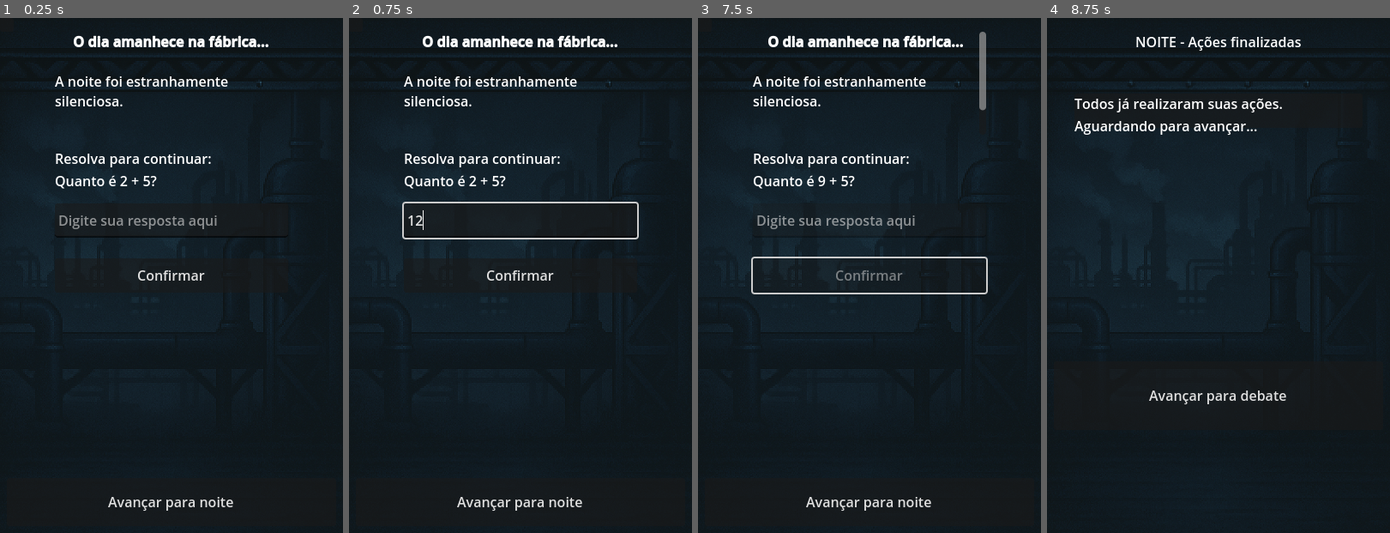
Above: before the commit, frames 1-4 (left to right).
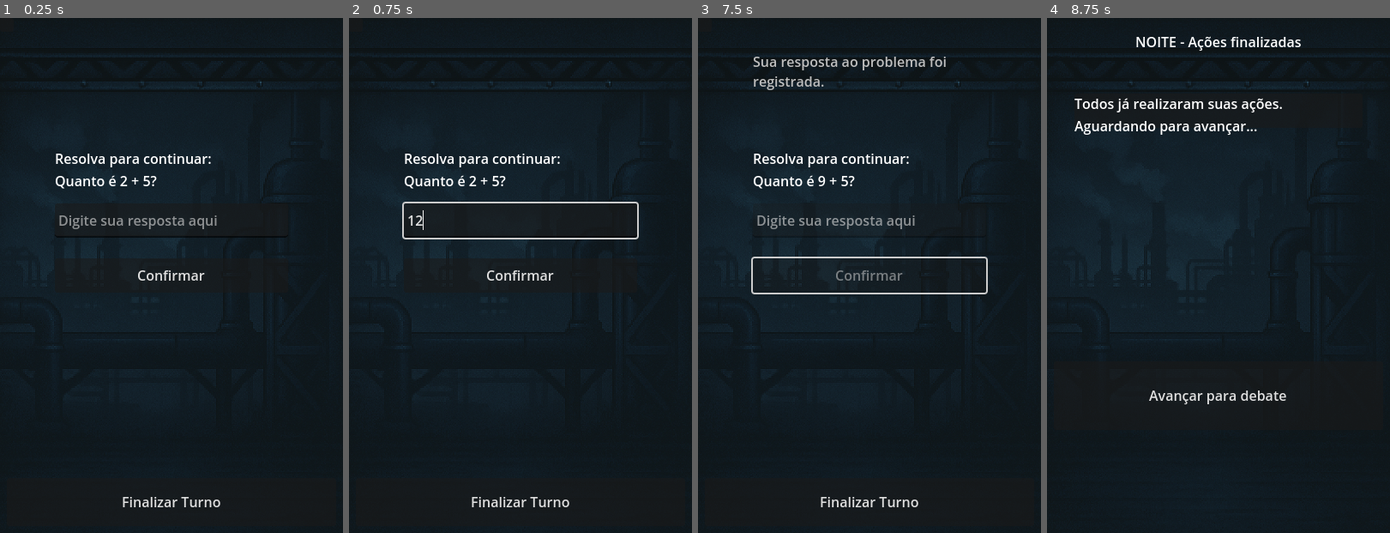
Above: after the commit, the same moments.

Repository: HugoViniciusSF/Scab
Game: Godot game, scene res://scenes/Dia.tscn
Same seed, same stepped clock (60 frames per second), same inputs: the game is played once before the commit and once after it. This scene is started directly instead of the project's main scene.
Inputs (mouse positions are in pixels of both pictures, inside the frame that each line leads up to):
- Up to frame 1 (0.25 s): no input
- Up to frame 2 (0.75 s): click (520, 218) at 0.52 s; type "12" at 0.6 s
- Up to frame 3 (7.5 s): click "Avançar para noite" (after the commit: "Finalizar Turno") at 1.25 s; click "Avançar para debate" at 2 s; click "▶️" at 2.75 s; click "II" at 3.5 s; click "+" at 4.25 s; click "Finalizar" at 5 s; click "Revelar votação" at 5.75 s; click "Seguir" at 6.5 s; click "Confirmar" at 7.25 s
- Up to frame 4 (8.75 s): click "Avançar para noite" (after the commit: "Finalizar Turno") at 8 s

The runs differ from the first frame. In frame 1, 1.8% of the frame differs, in the area x 16-79%, y 3-96%; in frame 2, 1.8%; in frame 3, 2.7%, in the area x 16-84%, y 2-96%; in frame 4, nothing differs.
Error after the commit: Invalid access to property or key '-1' on a base object of type 'Dictionary'. (res://scripts/Dia.gd:47)

Commit message:
REFACT: Dia.cd [Adicionando alguns ajustes e melhorado sequencia de jogadas]

Diff:
--- a/scenes/Dia.tscn
+++ b/scenes/Dia.tscn
@@ -38,6 +38,7 @@
 text = "Resolva para continuar:"
 
 [node name="BotaoConfirmarResposta" type="Button" parent="PainelMatematica"]
+layout_mode = 0
 offset_left = 64.0
 offset_top = 280.0
 offset_right = 336.0
@@ -78,7 +79,10 @@
 text = "Negociar"
 
 [node name="VotacaoContainer" type="VBoxContainer" parent="."]
+visible = false
 offset_left = 64.0
 offset_top = 352.0
 offset_right = 336.0
 offset_bottom = 424.0
+
+[connection signal="pressed" from="BotaoAvancarParaNoite" to="." method="_on_botao_avancar_para_noite_pressed"]
--- a/scripts/Dia.gd
+++ b/scripts/Dia.gd
@@ -1,34 +1,51 @@
-# Dia.gd (Correção do botão de voto)
 extends Node2D
 
-# --- Referências para os Nós da Cena ---
-@onready var geral_label = $GeralLabel
-@onready var votacao_container = $VotacaoContainer
-@onready var painel_acoes = $PainelAcoes
-@onready var botao_reviver = $PainelAcoes/BotaoReviver
-@onready var botao_beber = $PainelAcoes/BotaoBeber
-@onready var botao_negociar = $PainelAcoes/BotaoNegociar
-@onready var botao_avancar = $BotaoAvancarParaNoite
+# --- Referências dos Nós da Cena ---
+@onready var geral_label: RichTextLabel = $GeralLabel
+@onready var votacao_container: VBoxContainer = $VotacaoContainer
+@onready var painel_acoes: HBoxContainer = $PainelAcoes
+@onready var botao_reviver: Button = $PainelAcoes/BotaoReviver
+@onready var botao_beber: Button = $PainelAcoes/BotaoBeber
+@onready var botao_negociar: Button = $PainelAcoes/BotaoNegociar
+@onready var botao_avancar: Button = $BotaoAvancarParaNoite
 @onready var painel_matematica = $PainelMatematica
 @onready var label_pergunta_matematica = $PainelMatematica/LabelPergunta
 @onready var input_resposta_matematica = $PainelMatematica/InputResposta
 @onready var botao_confirmar_matematica = $PainelMatematica/BotaoConfirmarResposta
 
 # --- Variáveis de Controle ---
-var votos = {}
 var resposta_correta_matematica = 0
 
+# --- INICIALIZAÇÃO ---
 func _ready():
-	_mostrar_resumo_da_noite()
+	GameManager.iniciar_logica_do_dia()
+	configurar_interface_para_jogador_atual()
+
+# --- LÓGICA PRINCIPAL DE CONFIGURAÇÃO DA INTERFACE ---
+func configurar_interface_para_jogador_atual():
+	# Conecta os sinais dos botões (com segurança para evitar reconexões)
+	if not botao_avancar.is_connected("pressed", _on_finalizar_turno_pressed):
+		botao_avancar.pressed.connect(_on_finalizar_turno_pressed)
+	if not botao_reviver.is_connected("pressed", _on_botao_reviver_pressed):
+		botao_reviver.pressed.connect(_on_botao_reviver_pressed)
+	if not botao_beber.is_connected("pressed", _on_botao_beber_pressed):
+		botao_beber.pressed.connect(_on_botao_beber_pressed)
+	if not botao_negociar.is_connected("pressed", _on_botao_negociar_pressed):
+		botao_negociar.pressed.connect(_on_botao_negociar_pressed)
+	if not botao_confirmar_matematica.is_connected("pressed", _on_botao_confirmar_resposta_pressed):
+		botao_confirmar_matematica.pressed.connect(_on_botao_confirmar_resposta_pressed)
+
+	botao_avancar.text = "Finalizar Turno"
+	_mostrar_resumo_e_titulo()
 	_preparar_paineis_de_acao()
 	_popular_lista_de_votacao()
-	botao_avancar.pressed.connect(self._on_avancar_para_noite_pressed)
-	botao_confirmar_matematica.pressed.connect(self._on_botao_confirmar_resposta_pressed)
 
+# --- FUNÇÕES DE MONTAGEM DA UI ---
 
-func _mostrar_resumo_da_noite():
+func _mostrar_resumo_e_titulo():
 	geral_label.clear()
-	geral_label.append_text("[center][b]O dia amanhece na fábrica...[/b][/center]\n\n")
+	var jogador_info = GameManager.jogadores[GameManager.jogador_atual_id]
+	geral_label.append_text("[center][b]DIA - Turno de: %s (%s)[/b][/center]\n\n" % [jogador_info.nome, jogador_info.papel])
 	if GameManager.eventos_da_noite.is_empty():
 		geral_label.append_text("A noite foi estranhamente silenciosa.\n")
 	else:
@@ -39,12 +56,10 @@
 		var resultado_privado = GameManager.resultados_investigacao[id_atual]
 		geral_label.append_text("\n[color=yellow]Mensagem para você (Fiscalizador):[/color] " + resultado_privado)
 
+func _preparar_paineis_de_acao():
+	botao_reviver.hide(); botao_beber.hide(); botao_negociar.hide()
+	painel_matematica.hide()
 
-func _preparar_paineis_de_acao():
-	botao_reviver.hide()
-	botao_beber.hide()
-	botao_negociar.hide()
-	painel_matematica.hide()
 	var papel_jogador = GameManager.get_papel(GameManager.jogador_atual_id)
 	var tem_acao_especial = true
 	match papel_jogador:
@@ -52,10 +67,51 @@
 		"Cachaceiro": botao_beber.show()
 		"Traficante": botao_negociar.show()
 		_: tem_acao_especial = false
+
 	if not tem_acao_especial:
 		_gerar_problema_matematico()
 		painel_matematica.show()
 
+func _popular_lista_de_votacao():
+	for child in votacao_container.get_children():
+		child.queue_free()
+	var jogadores_vivos = GameManager.get_jogadores_vivos(GameManager.jogador_atual_id)
+	for jogador in jogadores_vivos:
+		var player_card = HBoxContainer.new()
+		var nome_label = Label.new()
+		nome_label.text = jogador.nome
+		nome_label.size_flags_horizontal = Control.SIZE_EXPAND_FILL
+		var votar_button = Button.new()
+		votar_button.name = "VoteButton"
+		votar_button.text = "Votar"
+		votar_button.pressed.connect(_on_voto_registrado.bind(jogador.id))
+		player_card.add_child(nome_label)
+		player_card.add_child(votar_button)
+		votacao_container.add_child(player_card)
+
+
+# --- FUNÇÕES DE CALLBACK (AÇÕES DO JOGADOR) ---
+
+func _on_voto_registrado(id_alvo: int):
+	var id_votante = GameManager.jogador_atual_id
+	var papel_votante = GameManager.get_papel(id_votante)
+	var peso_voto = 1
+	if papel_votante == "Líder Sindical":
+		peso_voto = 2
+	GameManager.registrar_voto(id_votante, id_alvo, peso_voto)
+	var nome_alvo = GameManager.jogadores[id_alvo].nome
+	geral_label.append_text("\n[color=cyan]Você votou em %s.[/color]" % nome_alvo)
+	for card in votacao_container.get_children():
+		var botao = card.get_node_or_null("VoteButton")
+		if botao:
+			botao.disabled = true
+
+func _on_finalizar_turno_pressed():
+	botao_avancar.disabled = true
+	GameManager.avancar_para_proximo_jogador_dia()
+
+
+# --- CALLBACKS DAS AÇÕES ESPECIAIS ---
 
 func _gerar_problema_matematico():
 	var n1 = randi() % 10 + 1
@@ -66,56 +122,11 @@
 	input_resposta_matematica.editable = true
 	botao_confirmar_matematica.disabled = false
 
-
-# --- FUNÇÃO MODIFICADA ---
-func _popular_lista_de_votacao():
-	for child in votacao_container.get_children():
-		child.queue_free()
-	var jogadores_vivos = GameManager.get_jogadores_vivos()
-	for jogador in jogadores_vivos:
-		var player_card = HBoxContainer.new()
-		var nome_label = Label.new()
-		nome_label.text = jogador.nome + " (" + jogador.papel + ")"
-		nome_label.size_flags_horizontal = Control.SIZE_EXPAND_FILL
-		var votar_button = Button.new()
-
-		# ===== CORREÇÃO 1: Dando um nome ao botão =====
-		votar_button.name = "VoteButton"
-
-		votar_button.text = "Votar"
-		votar_button.pressed.connect(self._on_voto_registrado.bind(jogador.id))
-		player_card.add_child(nome_label)
-		player_card.add_child(votar_button)
-		votacao_container.add_child(player_card)
-
-
-# --- FUNÇÃO MODIFICADA ---
-func _on_voto_registrado(id_alvo):
-	var id_votante = GameManager.jogador_atual_id
-	var papel_votante = GameManager.get_papel(id_votante)
-	var peso_voto = 1
-	if papel_votante == "Líder Sindical":
-		peso_voto = 2
-	if not votos.has(id_alvo):
-		votos[id_alvo] = 0
-	votos[id_alvo] += peso_voto
-	var nome_alvo = GameManager.jogadores[id_alvo].nome
-	geral_label.append_text("\n[color=cyan]Você votou em {nome} com peso {peso}.[/color]".format({
-		"nome": nome_alvo,
-		"peso": peso_voto
-	}))
-
-	# ===== CORREÇÃO 2: Usando o nome correto para encontrar o botão =====
-	for card in votacao_container.get_children():
-		card.get_node("VoteButton").disabled = true
-
-
-# ... (O resto do script permanece igual) ...
-
 func _on_botao_reviver_pressed():
 	if GameManager.banco_solidariedade >= 2:
 		GameManager.banco_solidariedade -= 2
 		geral_label.append_text("\n[color=green]Você gastou 2 fichas e reviveu um aliado![/color]")
+		# Aqui você adicionaria a lógica para escolher quem reviver
 		botao_reviver.disabled = true
 	else:
 		geral_label.append_text("\n[color=red]Banco sem fichas suficientes![/color]")
@@ -124,12 +135,14 @@
 	if GameManager.banco_solidariedade >= 1:
 		GameManager.banco_solidariedade -= 1
 		geral_label.append_text("\n[color=orange]Você bebeu e causou um evento aleatório![/color]")
+		# Aqui você adicionaria a lógica para sortear o efeito
 		botao_beber.disabled = true
 	else:
 		geral_label.append_text("\n[color=red]Banco sem fichas suficientes![/color]")
 
 func _on_botao_negociar_pressed():
 	geral_label.append_text("\n[color=yellow]Você iniciou uma negociação com o Diretor...[/color]")
+	# Aqui você adicionaria a lógica de negociação
 	botao_negociar.disabled = true
 
 func _on_botao_confirmar_resposta_pressed():
@@ -141,10 +154,3 @@
 	}))
 	input_resposta_matematica.editable = false
 	botao_confirmar_matematica.disabled = true
-
-func _on_avancar_para_noite_pressed():
-	var organizador = GameManager.get_jogador_por_papel("Organizador")
-	if organizador and GameManager.jogador_fez_troca(organizador.id):
-		GameManager.adicionar_fichas_pessoais(organizador.id, 1)
-		print("Organizador ganhou +1 ficha por troca.")
-	get_tree().change_scene_to_file("res://scenes/Noite.tscn")
--- a/scripts/GameManager.gd
+++ b/scripts/GameManager.gd
@@ -1,3 +1,5 @@
+# GameManager.gd - Versão Completa com Gerenciamento de Turnos
+
 extends Node
 
 # --- ESTADO DO JOGO ---
@@ -7,13 +9,18 @@
 var eventos_da_noite = []
 var resultados_investigacao = {}
 
+# --- NOVAS VARIÁVEIS PARA CONTROLE DE TURNO ---
+var fila_de_jogadores_do_dia: Array = []
+var dia_ja_iniciado: bool = false
+var votos_da_rodada: Dictionary = {}
+
 # --- CONSTANTES DE CAMINHO ---
 const CAMINHO_JOGADORES = "user://jogadores.txt"
 
+# --- LÓGICA DE INICIALIZAÇÃO ---
 func _ready():
 	_carregar_dados_jogadores()
 
-# --- LÓGICA DE CARREGAMENTO ---
 func _carregar_dados_jogadores():
 	if not FileAccess.file_exists(CAMINHO_JOGADORES):
 		print("ERRO: Arquivo de jogadores não encontrado em '", CAMINHO_JOGADORES, "'")
@@ -21,26 +28,31 @@
 
 	var file = FileAccess.open(CAMINHO_JOGADORES, FileAccess.READ)
 	var regex = RegEx.new()
+	# Expressão regular para capturar os dados da linha
 	regex.compile("^ID (\\d+) - (.*): (.*) \\((.*)\\) \\| Morto: (true|false) \\| Senha: (.*)$")
 
 	print("Carregando jogadores de ", CAMINHO_JOGADORES)
 	while not file.eof_reached():
-		var linha = file.get_line().strip_edges()
-		if linha.is_empty() or linha.begins_with("#"):
+		var linha = file.get_line()
+		# Usando RegEx para garantir que não haja erro com .strip()
+		var regex_strip = RegEx.new()
+		regex_strip.compile("^\\s+|\\s+$")
+		var clean_line = regex_strip.sub(linha, "", true)
+
+		if clean_line.is_empty() or clean_line.begins_with("#"):
 			continue
 
-		var resultado = regex.search(linha)
+		var resultado = regex.search(clean_line)
 		if resultado:
 			var id = int(resultado.get_string(1))
-			var nome = resultado.get_string(2).strip_edges()
-			var papel = resultado.get_string(3).strip_edges()
-			var faccao = resultado.get_string(4).strip_edges()
+			var nome = resultado.get_string(2)
+			var papel = resultado.get_string(3)
+			var faccao = resultado.get_string(4)
 			var morto = (resultado.get_string(5) == "true")
-			var senha = resultado.get_string(6).strip_edges()
+			var senha = resultado.get_string(6)
 
-			# Adiciona o jogador ao dicionário, AGORA INCLUINDO O ID DENTRO DELE
 			jogadores[id] = {
-				"id": id, # <<< A CORREÇÃO ESTÁ AQUI
+				"id": id,
 				"nome": nome,
 				"papel": papel,
 				"faccao": faccao,
@@ -54,7 +66,7 @@
 	file.close()
 	print("Jogadores carregados com sucesso: ", jogadores)
 
-	# O resto do código funciona da mesma forma
+	# Define o jogador inicial como o primeiro vivo da lista
 	var ids_ordenados = jogadores.keys()
 	ids_ordenados.sort()
 	var primeiro_vivo_encontrado = false
@@ -70,10 +82,68 @@
 		jogador_atual_id = -1
 
 
-# --- FUNÇÕES GLOBAIS (NÃO PRECISAM DE ALTERAÇÃO) ---
-# ... (todo o resto do seu script GameManager.gd continua igual) ...
+# --- NOVAS FUNÇÕES DE CONTROLE DE TURNO E JOGO ---
 
-# Retorna uma lista de todos os jogadores que não estão mortos.
+func iniciar_logica_do_dia():
+	if dia_ja_iniciado:
+		return
+	print("Iniciando a lógica do Dia pela primeira vez.")
+	votos_da_rodada.clear()
+	fila_de_jogadores_do_dia = get_jogadores_vivos().map(func(j): return j.id)
+	print("Fila de jogadores para o dia: ", fila_de_jogadores_do_dia)
+	dia_ja_iniciado = true
+	_definir_proximo_jogador_na_fila()
+
+func avancar_para_proximo_jogador_dia():
+	if not fila_de_jogadores_do_dia.is_empty():
+		_definir_proximo_jogador_na_fila()
+		get_tree().reload_current_scene()
+	else:
+		print("Todos os jogadores concluíram seus turnos. O Dia está terminando.")
+		_resolver_votacao_do_dia()
+		dia_ja_iniciado = false
+		eventos_da_noite.clear() # Limpa os eventos para o próximo dia
+		get_tree().change_scene_to_file("res://scenes/Noite.tscn")
+
+func _definir_proximo_jogador_na_fila():
+	if not fila_de_jogadores_do_dia.is_empty():
+		jogador_atual_id = fila_de_jogadores_do_dia.pop_front()
+		print("É a vez do jogador: ID ", jogador_atual_id)
+	else:
+		print("Fila de jogadores do dia está vazia.")
+
+func _resolver_votacao_do_dia():
+	if votos_da_rodada.is_empty():
+		eventos_da_noite.append("A votação terminou sem um resultado conclusivo.")
+		return
+	var contagem = {}
+	for id_alvo in votos_da_rodada.values():
+		if not contagem.has(id_alvo):
+			contagem[id_alvo] = 0
+		contagem[id_alvo] += 1
+	var mais_votado_id = -1
+	var max_votos = 0
+	for id_alvo in contagem:
+		if contagem[id_alvo] > max_votos:
+			max_votos = contagem[id_alvo]
+			mais_votado_id = id_alvo
+	if mais_votado_id != -1:
+		jogadores[mais_votado_id].morto = true
+		var nome_expulso = jogadores[mais_votado_id].nome
+		eventos_da_noite.append("%s foi expulso pela votação!" % nome_expulso)
+		print("%s foi expulso." % nome_expulso)
+	else:
+		eventos_da_noite.append("A votação terminou em empate ou sem votos.")
+
+func registrar_voto(id_votante, id_alvo, peso_voto):
+	if not votos_da_rodada.has(id_alvo):
+		votos_da_rodada[id_alvo] = 0
+	votos_da_rodada[id_alvo] += peso_voto
+	print("VOTO: Jogador %s votou em %s com peso %s" % [id_votante, id_alvo, peso_voto])
+
+
+# --- FUNÇÕES GLOBAIS AUXILIARES (SEU CÓDIGO ORIGINAL) ---
+
 func get_jogadores_vivos(id_excluido = -1):
 	var vivos = []
 	for id in jogadores:
@@ -81,29 +151,23 @@
 			vivos.append(jogadores[id])
 	return vivos
 
-# Pega o papel de um jogador pelo seu ID.
 func get_papel(id_jogador):
 	if jogadores.has(id_jogador):
 		return jogadores[id_jogador].papel
 	return null
 
-# Pega os dados completos de um jogador pelo seu nome de usuário.
 func get_jogador_por_nome(nome_jogador):
 	for id in jogadores:
 		if jogadores[id].nome == nome_jogador:
 			return jogadores[id]
 	return null
 
-# Pega os dados de um jogador pelo seu papel (útil para ações passivas).
 func get_jogador_por_papel(nome_papel):
 	for id in jogadores:
 		if jogadores[id].papel == nome_papel:
 			return jogadores[id]
 	return null
 
-# --- FUNÇÕES DE LÓGICA DO JOGO ---
-
-# Transfere fichas entre jogadores.
 func transferir_fichas(id_origem, id_destino, quantidade):
 	var fichas_roubadas = min(jogadores[id_origem].fichas, quantidade)
 	jogadores[id_origem].fichas -= fichas_roubadas
@@ -114,24 +178,20 @@
 		"destino": jogadores[id_destino].nome
 	}))
 
-# Adiciona fichas a um jogador específico.
 func adicionar_fichas_pessoais(id_jogador, quantidade):
 	if jogadores.has(id_jogador):
 		jogadores[id_jogador].fichas += quantidade
 
-# Lê o conteúdo de um arquivo de texto, como o de votação.
 func ler_arquivo_votacao(caminho_arquivo):
 	if not FileAccess.file_exists(caminho_arquivo):
 		var erro_msg = "ERRO: Arquivo de votação não encontrado em '{path}'".format({"path": caminho_arquivo})
 		print(erro_msg)
 		return erro_msg
-
 	var file = FileAccess.open(caminho_arquivo, FileAccess.READ)
 	var conteudo = file.get_as_text()
 	file.close()
 	return conteudo
 
-# Verifica se um jogador fez uma troca (para a habilidade do Organizador).
 func jogador_fez_troca(id_jogador):
 	print("Verificando se o jogador {id} fez troca... Sim (lógica de placeholder).".format({"id": id_jogador}))
 	return true
